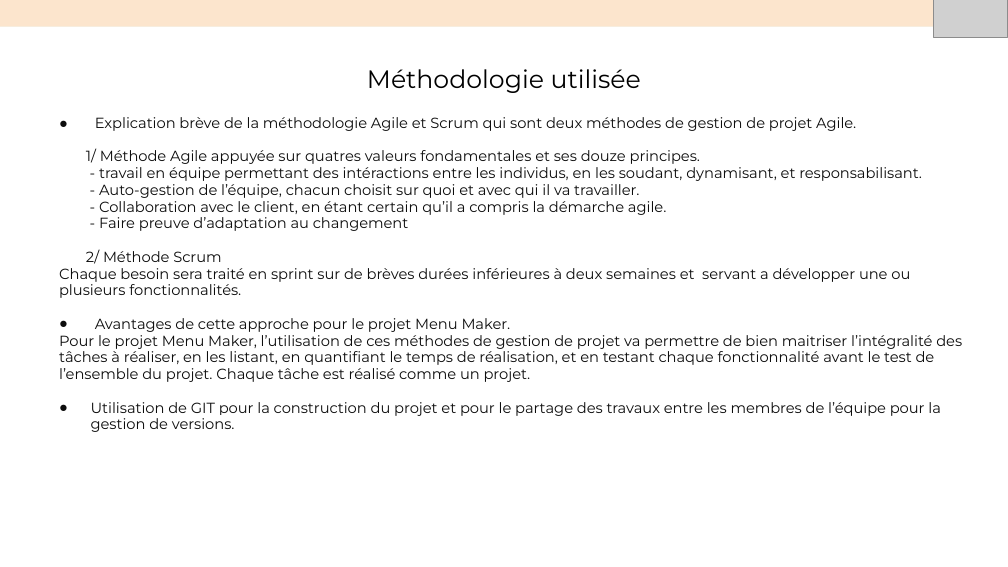
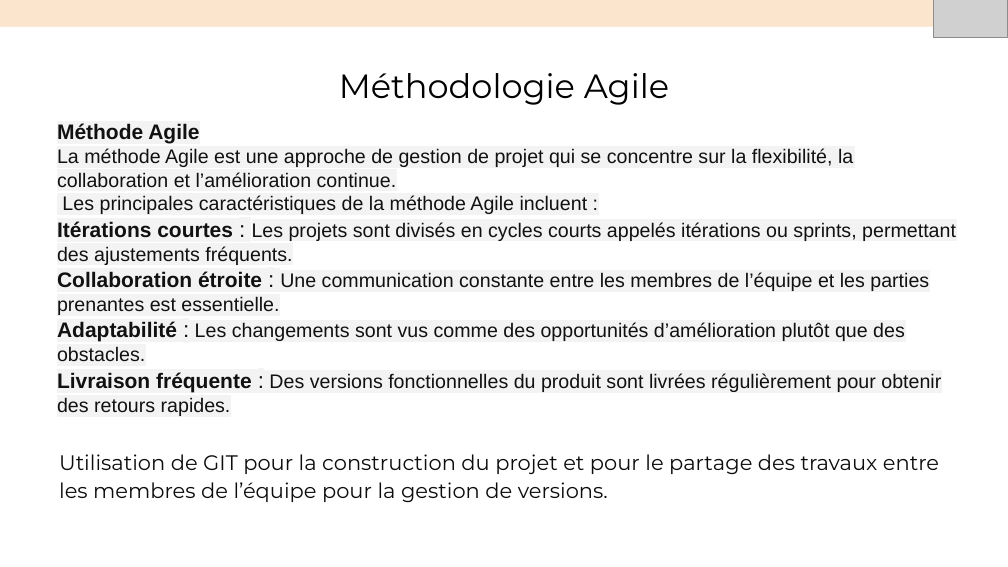
Before and after one commit to fredcentvin/Menu-Maker-by-QWENTA, a slide deck: slide 5 of Présentation+Soufiane.pptx. Drawn at 1008x567 pixels with LibreOffice and Linux fonts; fonts in the diff are those of the drawing; grey boxes stand for pictures. Boxes give left, top, right and bottom in pixels: in the first picture for what was removed or moved away, otherwise in the second. Text is boxed around its words. In the diff, an @@ line names an element or a change of style, - is before the commit and + after.

```diff
--- a/Présentation+Soufiane.pptx
+++ b/Présentation+Soufiane.pptx
@@ title at [339,73,669,105]: text changed; size 18 to 24 pt @@
-Méthodologie utilisée
+Méthodologie Agile
@@ text at [57,123,956,416]: text changed; size 10.5 to 14 pt; font Montserrat to Arial; text colour #0D0D0D to #111111 @@
-● Explication brève de la méthodologie Agile et Scrum qui sont deux méthodes de gestion de projet Agile.
-1/ Méthode Agile appuyée sur quatres valeurs fondamentales et ses douze principes.
-- travail en équipe permettant des intéractions entre les individus, en les soudant, dynamisant, et responsabilisant.
-- Auto-gestion de l’équipe, chacun choisit sur quoi et avec qui il va travailler.
-- Collaboration avec le client, en étant certain qu’il a compris la démarche agile.
-- Faire preuve d’adaptation au changement
-2/ Méthode Scrum
-Chaque besoin sera traité en sprint sur de brèves durées inférieures à deux semaines et servant a développer une ou plusieurs fonctionnalités.
-● Avantages de cette approche pour le projet Menu Maker.
-Pour le projet Menu Maker, l’utilisation de ces méthodes de gestion de projet va permettre de bien maitriser l’intégralité des tâches à réaliser, en les listant, en quantifiant le temps de réalisation, et en testant chaque fonctionnalité avant le test de l’ensemble du projet. Chaque tâche est réalisé comme un projet.
+Méthode Agile
+La méthode Agile est une approche de gestion de projet qui se concentre sur la flexibilité, la collaboration et l’amélioration continue.
+Les principales caractéristiques de la méthode Agile incluent :
+Itérations courtes : Les projets sont divisés en cycles courts appelés itérations ou sprints, permettant des ajustements fréquents.
+Collaboration étroite : Une communication constante entre les membres de l’équipe et les parties prenantes est essentielle.
+Adaptabilité : Les changements sont vus comme des opportunités d’amélioration plutôt que des obstacles.
+Livraison fréquente : Des versions fonctionnelles du produit sont livrées régulièrement pour obtenir des retours rapides.
@@ text at [59,454,939,502]: size 10.5 to 15 pt in "Utilisation de GIT pour la construction du ..."; bullet ● to none; line spacing 0.95 to 1.15 @@
```
Also in this commit, not shown: 10 other slides changed, 1 slide added, 1 other file.
